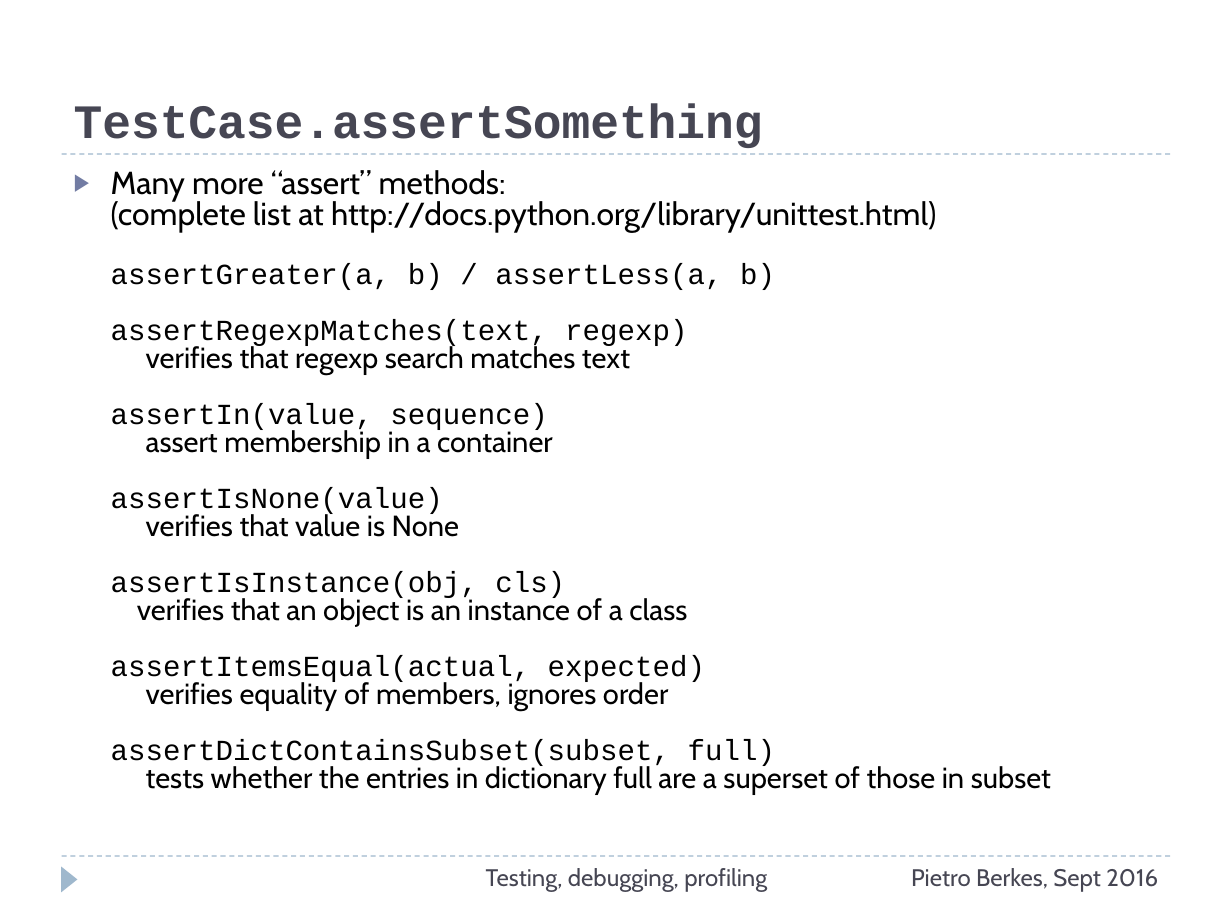
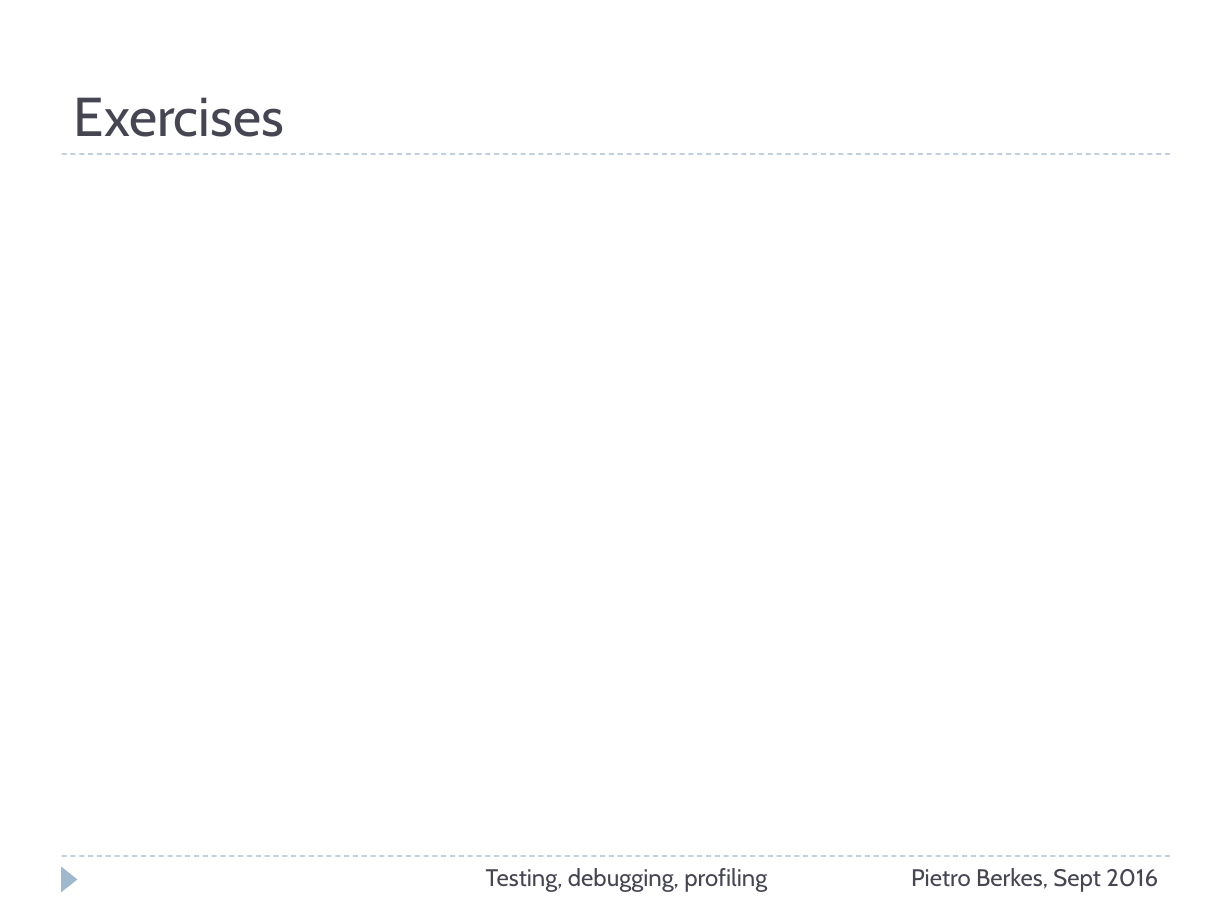
Before and after one commit to ASPP/testing_debugging_profiling, a slide deck: slide 79 of testing-debugging-profiling.pptx (slide 35 before the commit). Drawn at 1232x924 pixels with LibreOffice and Linux fonts; fonts in the diff are those of the drawing. Boxes give left, top, right and bottom in pixels: in the first picture for what was removed or moved away, otherwise in the second. Text is boxed around its words. In the diff, an @@ line names an element or a change of style, - is before the commit and + after.

```diff
--- a/testing-debugging-profiling.pptx
+++ b/testing-debugging-profiling.pptx
@@ title at bbox=[74, 97, 284, 137]: text changed; size 28 to 32 pt; font Courier New to Cabin; bold off @@
-TestCase.assertSomething
+Exercises
@@ text removed at bbox=[111, 170, 1051, 794] @@
-▶ Many more “assert” methods:
-  (complete list at http://docs.python.org/library/unittest.html)
-  assertGreater(a, b) / assertLess(a, b)
-  assertRegexpMatches(text, regexp)
-  verifies that regexp search matches text
-  assertIn(value, sequence)
-  assert membership in a container
-  assertIsNone(value)
-  verifies that value is None
-  assertIsInstance(obj, cls)
-  verifies that an object is an instance of a class
-  assertItemsEqual(actual, expected)
-  verifies equality of members, ignores order
-  assertDictContainsSubset(subset, full)
-  tests whether the entries in dictionary full are a superset of those in subset
```
Also in this commit, not shown: 12 other slides changed, 1 slide added, 1 slide removed, 1 other file.
